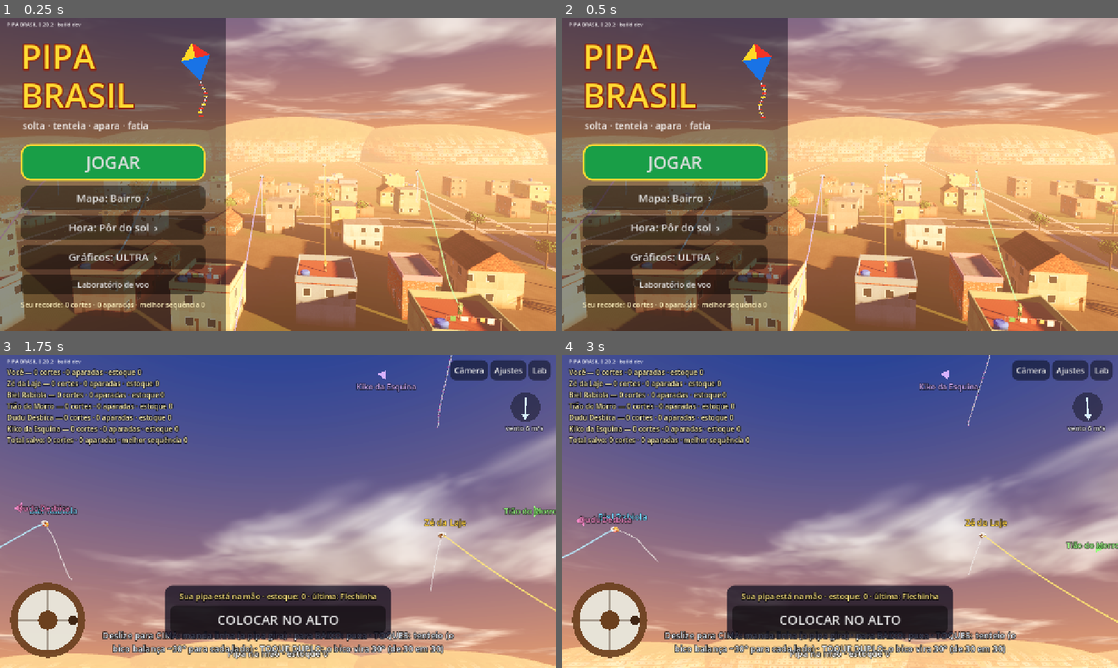
Above: before the commit, frames 1-4 (two rows, left to right).
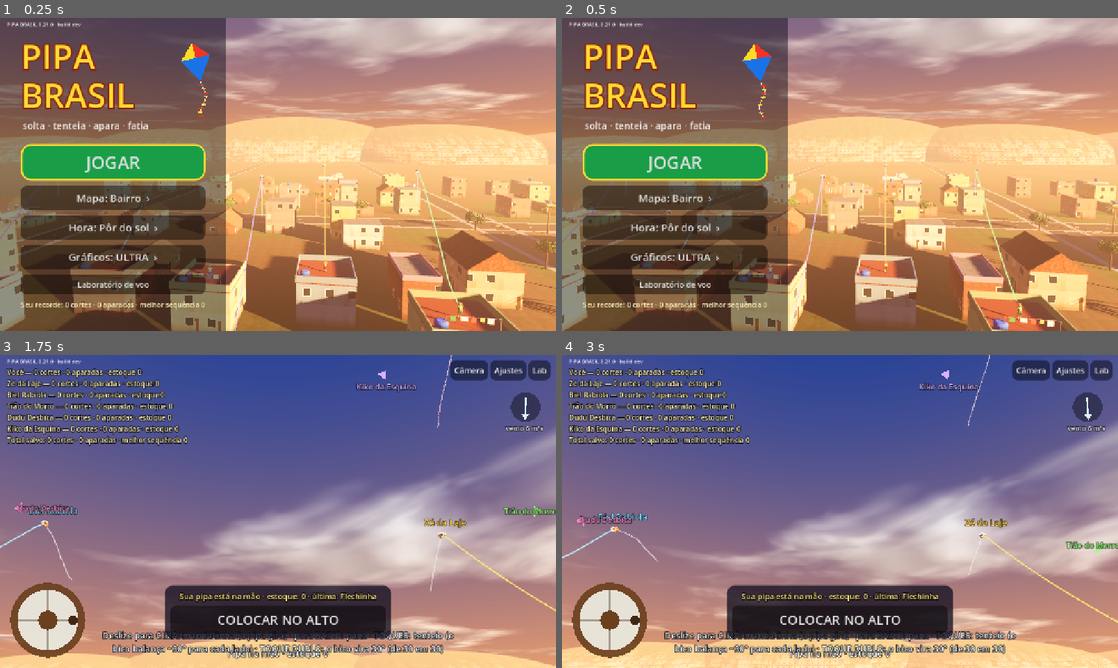
Above: after the commit, the same moments.

Repository: lucaskaeller201-ui/Pipa-Brasil
Game: Godot game, scene res://scenes/main/main.tscn
Two runs of this game, one before a commit and one after it. Both use one fixed random seed, a clock stepped at 60 frames per second and the inputs below.
Inputs (mouse positions are in pixels of both pictures, inside the frame that each line leads up to):
- Up to frame 1 (0.25 s): no input
- Up to frame 2 (0.5 s): no input
- Up to frame 3 (1.75 s): click "JOGAR" at 0.5 s; click "Câmera" at 1.25 s
- Up to frame 4 (3 s): tap Enter at 2 s; move the mouse to (962, 495) at 2.02 s; hold Right 2.03-2.75 s; tap Z at 2.1 s; click (962, 495) at 2.17 s; tap Space at 2.27 s; drag from (728, 527) to (812, 574) at 2.77 s

The runs differ from the first frame. In frame 1, 0.3% of the frame differs, in the area x 0-100%, y 1-96%; in frame 2, 0.3%, in the area x 0-100%, y 1-97%; in frame 3, less than 0.1%; in frame 4, less than 0.1%.

Commit message:
0.21.0: texturas fotográficas CC0 no chão, paredes, telhados e troncos (D-067)
Co-Authored-By: Claude Opus 5.5 <noreply@anthropic.com>
Claude-Session: https://claude.ai/code/session_01VcBVPpGPHbKMkWY2F5CwiY

Diff:
--- a/game/world/ambiente.gd
+++ b/game/world/ambiente.gd
@@ -75,6 +75,7 @@
 	# Chão com ruas, calçadas e terra (D-057); na praia, calçadão e areia.
 	var material := ShaderMaterial.new()
 	material.shader = load("res://game/world/shaders/chao.gdshader")
+	load("res://game/world/texturas.gd").aplicar(material, ["asfalto", "concreto", "terra", "grama", "areia"])
 	if mapa == "praia":
 		material.set_shader_parameter("praia", 1.0)
 		material.set_shader_parameter("rua_x2", Vector4(-1000.0, 1000.0, -29.0, -21.0))  # avenida da orla
--- a/game/world/bairro.gd
+++ b/game/world/bairro.gd
@@ -5,6 +5,7 @@
 ## fundo. Tudo gerado por código, sem modelos externos (custo zero).
 ## Só visual: a física ainda não colide com casas (o chão da física é y = 0).
 
+const Texturas := preload("res://game/world/texturas.gd")
 const ALTURA_LAJE := 6.0
 ## Lajes de onde se solta pipa (a primeira é a sua). O vento sopra para -Z.
 const LAJES := [Vector3(0.0, 0.0, 0.0), Vector3(16.0, 0.0, -4.0), Vector3(-16.0, 0.0, -2.0),
@@ -116,6 +117,7 @@
 	m.set_shader_parameter("cor", cor)
 	m.set_shader_parameter("tijolo", 1.0 if tijolo else 0.0)
 	m.set_shader_parameter("semente", float(_mats.size()) * 1.7)
+	Texturas.aplicar(m, ["reboco", "tijolo", "concreto"])
 	_mats[chave] = m
 	return m
 
@@ -156,6 +158,7 @@
 	if _mat_telha == null:
 		_mat_telha = ShaderMaterial.new()
 		_mat_telha.shader = load("res://game/world/shaders/telha.gdshader")
+		Texturas.aplicar(_mat_telha, ["telha"])
 	var m := MeshInstance3D.new()
 	var prisma := PrismMesh.new()
 	var ao_longo_x := tamanho.x >= tamanho.z
@@ -271,6 +274,15 @@
 	_mat_tronco = StandardMaterial3D.new()
 	_mat_tronco.albedo_color = Color(0.33, 0.24, 0.17)
 	_mat_tronco.roughness = 0.95
+	if Texturas.existe("casca"):
+		# D-067: casca de árvore de verdade, projetada nos três eixos
+		_mat_tronco.albedo_color = Color(1.0, 0.95, 0.9)
+		_mat_tronco.albedo_texture = Texturas.cor("casca")
+		_mat_tronco.normal_enabled = true
+		_mat_tronco.normal_texture = Texturas.relevo("casca")
+		_mat_tronco.uv1_triplanar = true
+		_mat_tronco.uv1_scale = Vector3(0.8, 0.8, 0.8)
+		_mat_tronco.texture_filter = BaseMaterial3D.TEXTURE_FILTER_LINEAR_WITH_MIPMAPS_ANISOTROPIC
 
 
 ## Árvore (D-065): tronco que afina, galhos, e uma copa feita de várias bolas
--- a/game/world/shaders/chao.gdshader
+++ b/game/world/shaders/chao.gdshader
@@ -12,6 +12,32 @@
 uniform float areia_z = -37.0;    // começa a areia
 
 varying vec3 mundo;
+
+// D-067: fotos CC0 (Poly Haven). "m_" = cor média da foto, para repintar.
+uniform float texturas = 0.0;
+uniform sampler2D t_asfalto : source_color, filter_linear_mipmap_anisotropic, repeat_enable;
+uniform sampler2D n_asfalto : hint_normal, filter_linear_mipmap_anisotropic, repeat_enable;
+uniform sampler2D t_concreto : source_color, filter_linear_mipmap_anisotropic, repeat_enable;
+uniform sampler2D n_concreto : hint_normal, filter_linear_mipmap_anisotropic, repeat_enable;
+uniform sampler2D t_terra : source_color, filter_linear_mipmap_anisotropic, repeat_enable;
+uniform sampler2D n_terra : hint_normal, filter_linear_mipmap_anisotropic, repeat_enable;
+uniform sampler2D t_grama : source_color, filter_linear_mipmap_anisotropic, repeat_enable;
+uniform sampler2D n_grama : hint_normal, filter_linear_mipmap_anisotropic, repeat_enable;
+uniform sampler2D t_areia : source_color, filter_linear_mipmap_anisotropic, repeat_enable;
+uniform sampler2D n_areia : hint_normal, filter_linear_mipmap_anisotropic, repeat_enable;
+uniform vec3 m_asfalto = vec3(0.35);
+uniform vec3 m_concreto = vec3(0.45);
+uniform vec3 m_terra = vec3(0.4);
+uniform vec3 m_grama = vec3(0.4);
+uniform vec3 m_areia = vec3(0.5);
+
+// Duas leituras em escalas/ângulos diferentes: esconde a repetição da foto.
+vec3 foto(sampler2D t, vec2 p, float metros) {
+	vec2 uv = p / metros;
+	vec3 a = texture(t, uv).rgb;
+	vec2 uv2 = mat2(vec2(0.8, 0.6), vec2(-0.6, 0.8)) * uv * 0.37 + vec2(0.31, 0.17);
+	return mix(a, texture(t, uv2).rgb, 0.35);
+}
 
 float hash(vec2 p) {
 	return fract(sin(dot(p, vec2(12.9898, 78.233))) * 43758.5453);
@@ -82,6 +108,41 @@
 		}
 		rug = 0.8;
 	}
+	if (texturas > 0.5) {
+		// D-067: mesmas áreas, agora com foto de verdade repintada na cor certa
+		vec3 nm = vec3(0.5, 0.5, 1.0);
+		float macro = 0.85 + 0.3 * ruido(p * 0.02);
+		if (praia > 0.5 && p.y < calcadao_z) {
+			if (p.y > areia_z) {
+				vec3 det = foto(t_concreto, p, 2.0) / m_concreto;
+				cor *= mix(vec3(1.0), det, 0.6);
+				nm = texture(n_concreto, p / 2.0).rgb;
+			} else {
+				float molhada = smoothstep(-80.0, -95.0, p.y);
+				vec3 det = foto(t_areia, p, 2.5) / m_areia;
+				cor = mix(vec3(0.9, 0.82, 0.64), vec3(0.6, 0.5, 0.37), molhada) * det;
+				nm = texture(n_areia, p / 2.5).rgb;
+			}
+		} else if (r.x > 1.5) {
+			float lajota = step(0.96, fract(p.x * 0.5)) + step(0.96, fract(p.y * 0.5));
+			cor = foto(t_concreto, p, 2.0) / m_concreto * vec3(0.62, 0.6, 0.57) * (1.0 - 0.3 * clamp(lajota, 0.0, 1.0));
+			nm = texture(n_concreto, p / 2.0).rgb;
+		} else if (r.x > 0.5) {
+			cor = foto(t_asfalto, p, 3.0) / m_asfalto * vec3(0.2, 0.2, 0.21) * macro;
+			if (r.z < 0.08 && fract(r.y * 0.25) < 0.5) {
+				cor = vec3(0.8, 0.66, 0.15) * (0.7 + 0.3 * foto(t_asfalto, p, 3.0) / m_asfalto);
+			}
+			nm = texture(n_asfalto, p / 3.0).rgb;
+		} else {
+			float mato = smoothstep(0.5, 0.72, ruido(p * 0.045 + vec2(7.0, 3.0)));
+			vec3 chao_terra = foto(t_terra, p, 3.0) / m_terra * vec3(0.34, 0.27, 0.19);
+			vec3 chao_grama = foto(t_grama, p, 4.0) / m_grama * vec3(0.24, 0.32, 0.13);
+			cor = mix(chao_terra, chao_grama, mato) * macro;
+			nm = mix(texture(n_terra, p / 3.0).rgb, texture(n_grama, p / 4.0).rgb, mato);
+		}
+		NORMAL_MAP = nm;
+		NORMAL_MAP_DEPTH = 1.0;
+	}
 	ALBEDO = cor;
 	ROUGHNESS = rug;
 }
--- a/game/world/shaders/parede.gdshader
+++ b/game/world/shaders/parede.gdshader
@@ -8,6 +8,18 @@
 
 varying vec3 mundo;
 varying vec3 normal_mundo;
+
+// D-067: fotos CC0 de reboco, tijolo e concreto (laje)
+uniform float texturas = 0.0;
+uniform sampler2D t_reboco : source_color, filter_linear_mipmap_anisotropic, repeat_enable;
+uniform sampler2D n_reboco : hint_normal, filter_linear_mipmap_anisotropic, repeat_enable;
+uniform sampler2D t_tijolo : source_color, filter_linear_mipmap_anisotropic, repeat_enable;
+uniform sampler2D n_tijolo : hint_normal, filter_linear_mipmap_anisotropic, repeat_enable;
+uniform sampler2D t_concreto : source_color, filter_linear_mipmap_anisotropic, repeat_enable;
+uniform sampler2D n_concreto : hint_normal, filter_linear_mipmap_anisotropic, repeat_enable;
+uniform vec3 m_reboco = vec3(0.68);
+uniform vec3 m_tijolo = vec3(0.4);
+uniform vec3 m_concreto = vec3(0.45);
 
 float hash(vec2 p) {
 	return fract(sin(dot(p, vec2(12.9898, 78.233)) + semente) * 43758.5453);
@@ -22,10 +34,15 @@
 	vec3 n = normal_mundo;
 	vec3 c;
 	float rug = 0.92;
+	vec3 nm = vec3(0.5, 0.5, 1.0);
 	if (n.y > 0.5) {
 		// laje: concreto com manchas
 		float m = hash(floor(mundo.xz * 1.5));
 		c = mix(vec3(0.55, 0.54, 0.52), vec3(0.45, 0.44, 0.43), m * 0.6);
+		if (texturas > 0.5) {
+			c = texture(t_concreto, mundo.xz / 2.0).rgb / m_concreto * vec3(0.52, 0.51, 0.49);
+			nm = texture(n_concreto, mundo.xz / 2.0).rgb;
+		}
 	} else {
 		vec2 t2 = normalize(vec2(-n.z, n.x));
 		float u = dot(mundo.xz, t2);
@@ -37,12 +54,21 @@
 			float tom = hash(vec2(floor(uu), fila));
 			c = mix(vec3(0.66, 0.3, 0.18), vec3(0.78, 0.4, 0.24), tom);
 			c = mix(c, vec3(0.62, 0.58, 0.52), clamp(junta, 0.0, 1.0));
+			if (texturas > 0.5) {
+				c = texture(t_tijolo, vec2(u, -v) / 1.1).rgb / m_tijolo * vec3(0.55, 0.3, 0.22);
+				nm = texture(n_tijolo, vec2(u, -v) / 1.1).rgb;
+			}
 		} else {
 			float sujo = smoothstep(0.0, 1.2, 1.0 - fract(v / 3.0)) * 0.08;
 			// reboco com manchas suaves e escorrido de chuva (D-065)
 			float mancha = hash(floor(vec2(u * 0.7, v * 0.25))) * 0.08;
 			float escorre = smoothstep(0.7, 1.0, hash(vec2(floor(u * 1.3), 3.0))) * smoothstep(0.0, 2.5, fract(-v / 3.0) * 3.0) * 0.12;
 			c = cor * (0.97 - sujo - mancha - escorre + 0.04 * hash(floor(vec2(u, v) * 6.0)));
+			if (texturas > 0.5) {
+				vec3 det = texture(t_reboco, vec2(u, -v) / 2.0).rgb / m_reboco;
+				c = cor * (0.97 - sujo - mancha * 0.5 - escorre) * mix(vec3(1.0), det, 0.85);
+				nm = texture(n_reboco, vec2(u, -v) / 2.0).rgb;
+			}
 		}
 		// janelas: uma por módulo de 3 m de largura e 3 m de altura
 		vec2 cel = vec2(u / 3.0, v / 3.0);
@@ -56,6 +82,7 @@
 			float fres = pow(1.0 - clamp(dot(NORMAL, VIEW), 0.0, 1.0), 3.0);
 			vec3 vidro = mix(vec3(0.1, 0.14, 0.2), vec3(0.55, 0.68, 0.85), fres * 0.8 + 0.1);
 			c = moldura ? vec3(0.85, 0.85, 0.82) : mix(vidro, vec3(1.0, 0.82, 0.5), acesa);
+			nm = vec3(0.5, 0.5, 1.0);
 			rug = moldura ? 0.6 : 0.08;
 		}
 		// porta (térreo)
@@ -67,4 +94,8 @@
 	c *= mix(0.62, 1.0, smoothstep(0.0, 1.4, mundo.y));
 	ALBEDO = c;
 	ROUGHNESS = rug;
+	if (texturas > 0.5) {
+		NORMAL_MAP = nm;
+		NORMAL_MAP_DEPTH = 0.8;
+	}
 }
--- a/game/world/shaders/telha.gdshader
+++ b/game/world/shaders/telha.gdshader
@@ -4,6 +4,12 @@
 
 varying vec3 mundo;
 varying vec3 nm;
+
+uniform float texturas = 0.0;   // D-067
+uniform sampler2D t_telha : source_color, filter_linear_mipmap_anisotropic, repeat_enable;
+uniform sampler2D n_telha : hint_normal, filter_linear_mipmap_anisotropic, repeat_enable;
+uniform vec3 m_telha = vec3(0.36);
+uniform vec3 tom_barro : source_color = vec3(0.62, 0.3, 0.17);
 
 float hash(vec2 p) {
 	return fract(sin(dot(p, vec2(12.9898, 78.233))) * 43758.5453);
@@ -27,6 +33,15 @@
 	barro *= 0.75 + 0.25 * onda;
 	barro *= 0.65 + 0.35 * sombra;
 	barro = mix(barro, vec3(0.3, 0.28, 0.25), hash(floor(mundo.xz * 0.7)) * 0.15);
+	if (texturas > 0.5) {
+		// foto de telhado: mantém o desenho das telhas, repintado de barro
+		vec2 uvt = vec2(u, -v) / 3.0;
+		vec3 det = texture(t_telha, uvt).rgb / m_telha;
+		float l = dot(det, vec3(0.33));
+		barro = tom_barro * mix(0.85, 1.15, tom) * mix(vec3(l), det, 0.25);
+		NORMAL_MAP = texture(n_telha, uvt).rgb;
+		NORMAL_MAP_DEPTH = 1.0;
+	}
 	ALBEDO = barro;
 	ROUGHNESS = 0.8;
 }
--- /dev/null
+++ b/game/world/texturas.gd
@@ -0,0 +1,46 @@
+extends RefCounted
+## Texturas fotográficas CC0 do Poly Haven (D-067), baixadas pelo GitHub
+## Actions (tools/baixar_texturas.py). Se faltarem (ex.: cópia sem as
+## imagens), os shaders continuam com o desenho feito por código.
+
+const PASTA := "res://assets/texturas/"
+
+## Cor média de cada foto (medida ao baixar): os shaders "repintam" a foto
+## para a cor desejada mantendo o detalhe — assim a cena não fica escura nem
+## com cor estranha.
+const MEDIA := {
+	"areia": Color(0.51, 0.45, 0.36), "asfalto": Color(0.35, 0.35, 0.33),
+	"casca": Color(0.26, 0.21, 0.16), "concreto": Color(0.47, 0.43, 0.35),
+	"grama": Color(0.45, 0.38, 0.14), "reboco": Color(0.69, 0.66, 0.61),
+	"telha": Color(0.36, 0.31, 0.23), "terra": Color(0.4, 0.33, 0.2),
+	"tijolo": Color(0.42, 0.33, 0.29),
+}
+
+
+static func existe(vaga: String) -> bool:
+	return ResourceLoader.exists(PASTA + vaga + "_cor.jpg")
+
+
+static func cor(vaga: String) -> Texture2D:
+	return load(PASTA + vaga + "_cor.jpg") if existe(vaga) else null
+
+
+static func relevo(vaga: String) -> Texture2D:
+	var p := PASTA + vaga + "_normal.jpg"
+	return load(p) if ResourceLoader.exists(p) else null
+
+
+## Liga as texturas num ShaderMaterial: parâmetros t_<vaga>, n_<vaga> e
+## m_<vaga> (cor média); "texturas" = 1 só se todas existirem.
+static func aplicar(mat: ShaderMaterial, vagas: Array) -> bool:
+	for v in vagas:
+		if not existe(String(v)):
+			mat.set_shader_parameter("texturas", 0.0)
+			return false
+	for v in vagas:
+		mat.set_shader_parameter("t_" + String(v), cor(String(v)))
+		mat.set_shader_parameter("n_" + String(v), relevo(String(v)))
+		var m: Color = MEDIA[String(v)]
+		mat.set_shader_parameter("m_" + String(v), Vector3(m.r, m.g, m.b))
+	mat.set_shader_parameter("texturas", 1.0)
+	return true
--- a/project.godot
+++ b/project.godot
@@ -7,7 +7,7 @@
 
 config/name="PIPA BRASIL"
 config/description="Simulador brasileiro de pipas em 3D"
-config/version="0.20.2"
+config/version="0.21.0"
 run/main_scene="res://scenes/main/main.tscn"
 config/features=PackedStringArray("4.7", "Mobile")
 config/icon="res://icon.svg"
--- a/tests/unit/test_cenario.gd
+++ b/tests/unit/test_cenario.gd
@@ -11,6 +11,22 @@
 		var s: Shader = load("res://game/world/shaders/%s.gdshader" % nome)
 		assert_not_null(s, "%s carrega" % nome)
 		assert_true(s.code.length() > 100, "%s tem código" % nome)
+
+
+## D-067: as fotos CC0 estão no projeto e chegam aos shaders.
+func test_texturas_fotograficas() -> void:
+	var T = load("res://game/world/texturas.gd")
+	for v in ["asfalto", "concreto", "terra", "grama", "areia", "reboco", "tijolo", "telha", "casca"]:
+		assert_true(T.existe(v), "foto de %s existe" % v)
+		assert_not_null(T.cor(v), "foto de %s carrega" % v)
+		assert_not_null(T.relevo(v), "relevo de %s carrega" % v)
+	var raiz := Node3D.new()
+	Ambiente.criar(raiz, "meio_dia", "bairro")
+	var chao: MeshInstance3D = raiz.get_node("Chao")
+	var mat: ShaderMaterial = chao.material_override
+	assert_eq(float(mat.get_shader_parameter("texturas")), 1.0, "chão usa as fotos")
+	assert_not_null(mat.get_shader_parameter("t_asfalto"))
+	raiz.free()
 
 
 func test_bairro_monta_com_casas_arvores_e_morro() -> void:
Not shown, added: assets/texturas/areia_cor.jpg.import
Not shown, added: assets/texturas/areia_normal.jpg.import
Not shown, added: assets/texturas/asfalto_cor.jpg.import
Not shown, added: assets/texturas/asfalto_normal.jpg.import
Not shown, added: assets/texturas/casca_cor.jpg.import
Not shown, added: assets/texturas/casca_normal.jpg.import
Not shown, added: assets/texturas/concreto_cor.jpg.import
Not shown, added: assets/texturas/concreto_normal.jpg.import
Not shown, added: assets/texturas/grama_cor.jpg.import
Not shown, added: assets/texturas/grama_normal.jpg.import
Not shown, added: assets/texturas/reboco_cor.jpg.import
Not shown, added: assets/texturas/reboco_normal.jpg.import
(and 10 more such lines)
